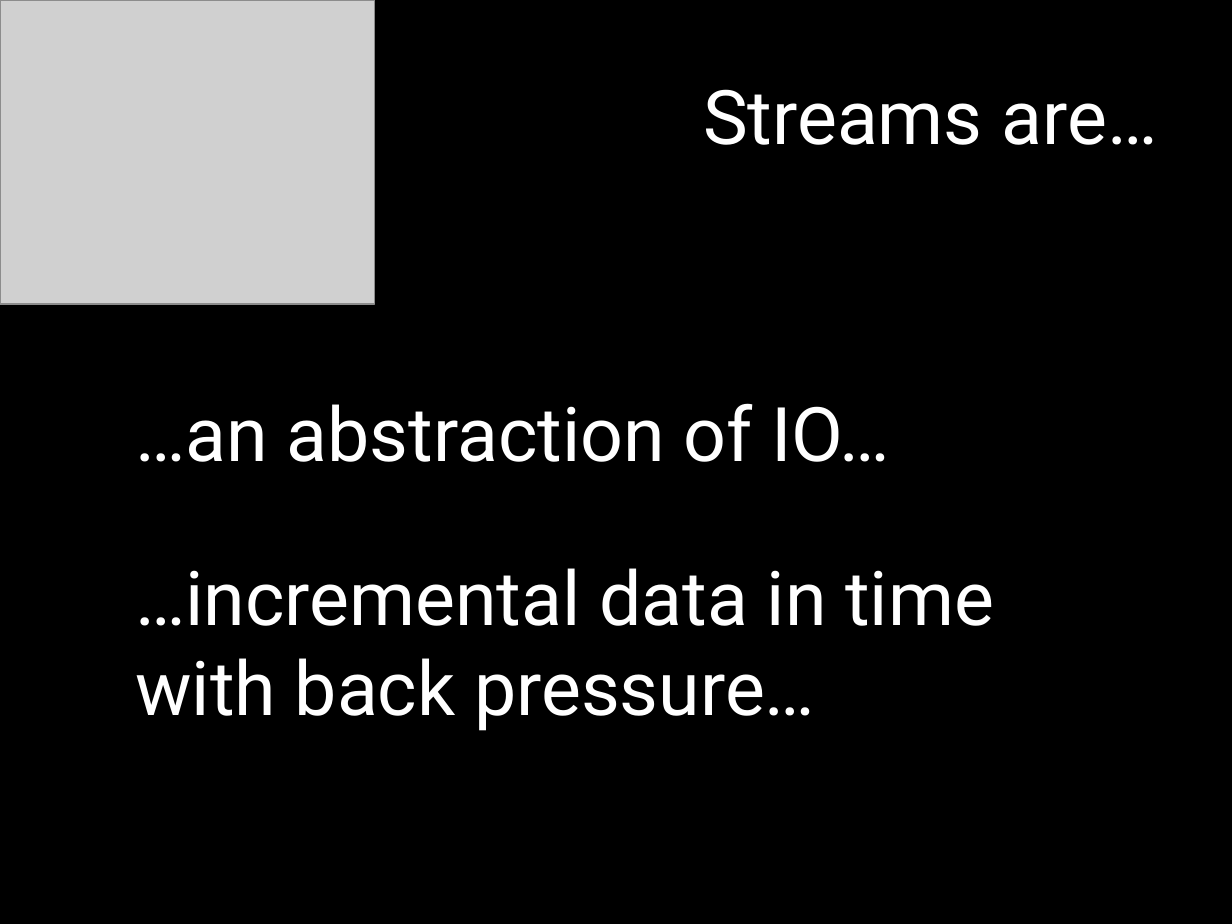
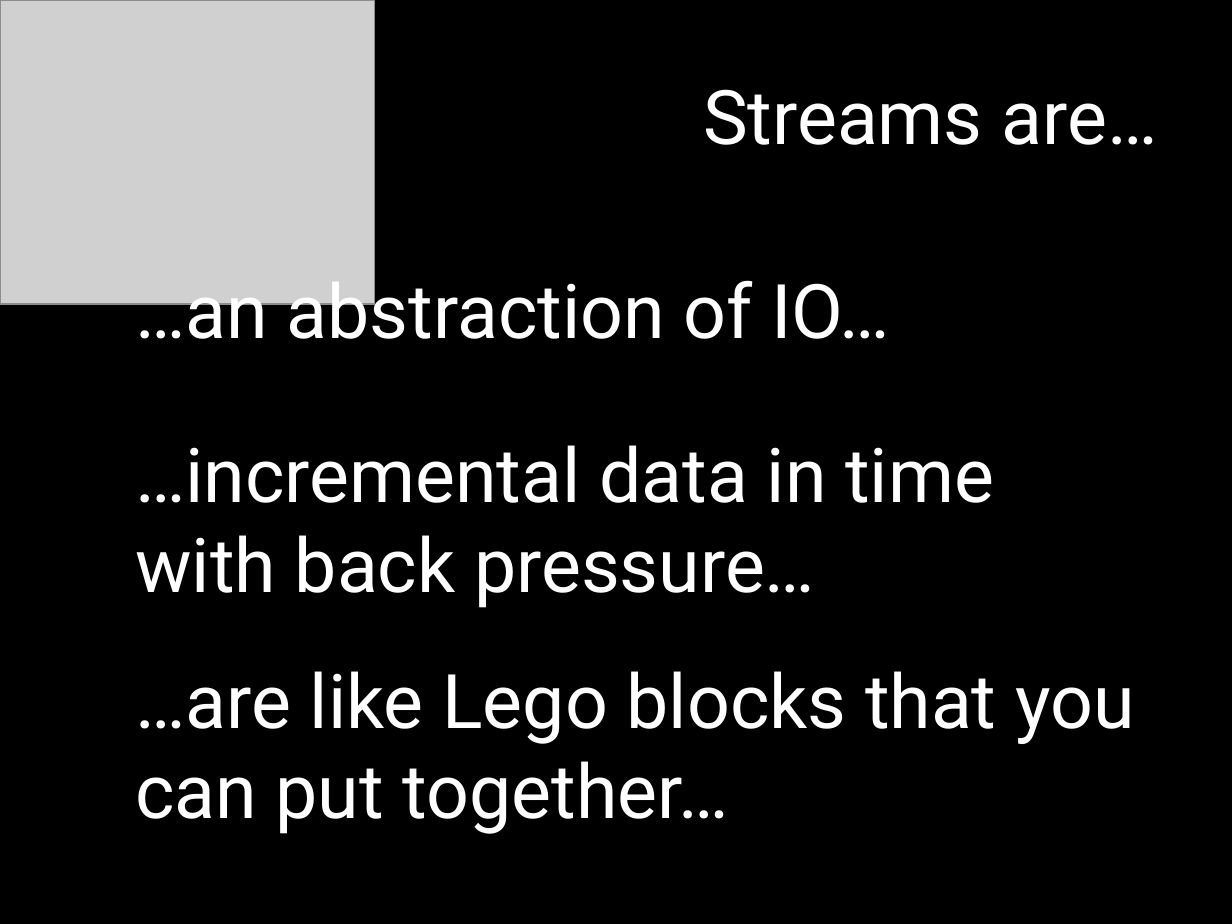
Before and after one commit to mattpodwysocki/SDC2013, a slide deck: slide 11 of SDC2013.pptx (slide 9 before the commit). Drawn at 1232x924 pixels with LibreOffice and Linux fonts; fonts in the diff are those of the drawing; grey boxes stand for pictures. Boxes give left, top, right and bottom in pixels: in the first picture for what was removed or moved away, otherwise in the second. Text is boxed around its words. In the diff, an @@ line names an element or a change of style, - is before the commit and + after.

Commit message:
Updating PPT, need to include more Streams2

```diff
--- a/SDC2013.pptx
+++ b/SDC2013.pptx
@@ text "…an abstraction of IO…" rewrapped from bbox=[135, 403, 890, 462] to bbox=[135, 268, 890, 355] @@
@@ text "…incremental data in time with ...": place and size @@
-text "…incremental data in time with ..." at bbox=[135, 568, 994, 731]
+text "…incremental data in time with ..." at bbox=[135, 445, 994, 608]
@@ text added at bbox=[135, 671, 1134, 834], 44 pt, text #FFFFFF @@
+…are like Lego blocks that you can put together…
```
Also in this commit, not shown: 3 other slides changed, 3 slides added, 1 slide removed.
